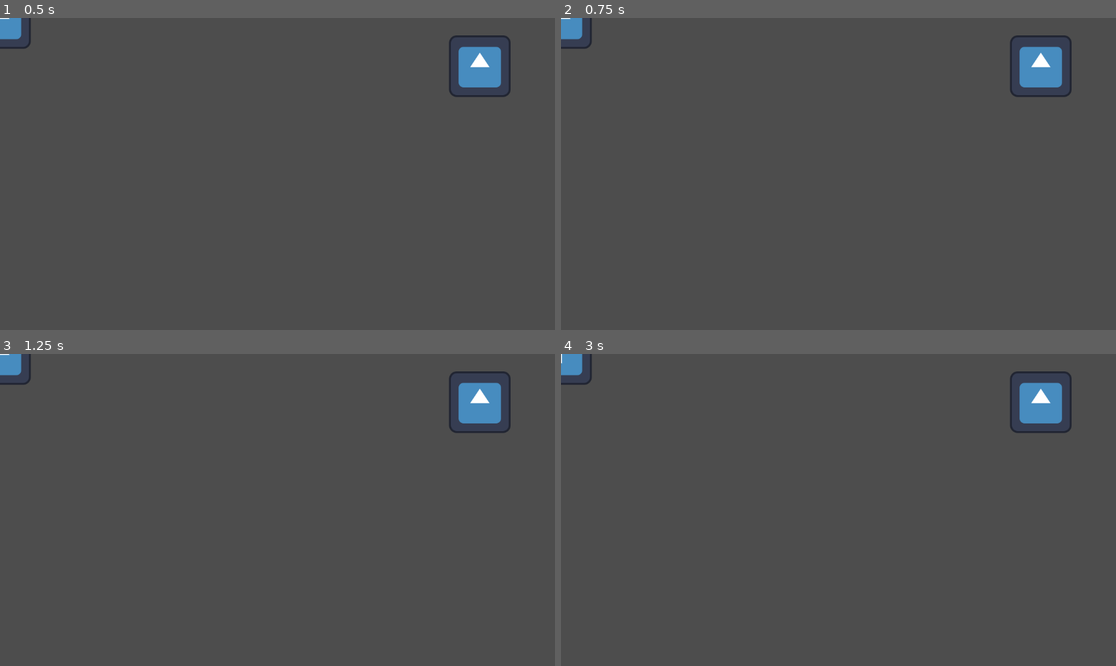
Above: before the commit, frames 1-4 (two rows, left to right).
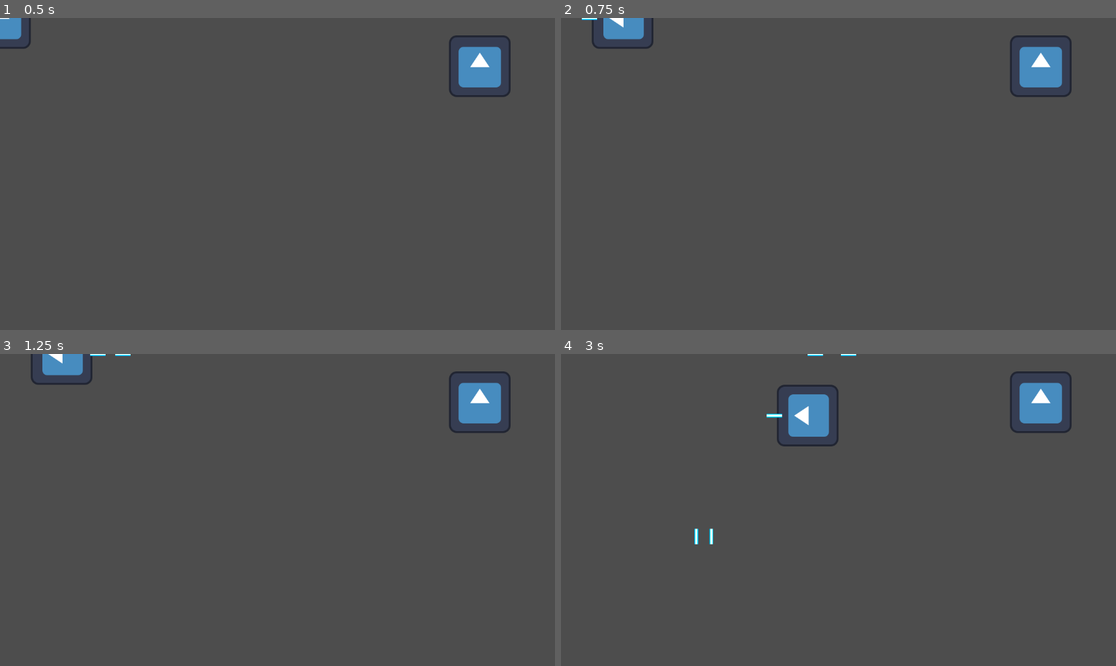
Above: after the commit, the same moments.

Repository: Alfreditann/Rays
Game: Godot game, scene res://tscn/main.tscn
The game is run twice, just before and just after one commit, with the same random seed, the same clock (stepped at 60 frames per second) and the same inputs. The engine's default icon, where the game draws it, is replaced by a stand-in: a white triangle on a blue panel in a dark square.
Inputs (mouse positions are in pixels of both pictures, inside the frame that each line leads up to):
- Up to frame 1 (0.5 s): no input
- Up to frame 2 (0.75 s): tap Enter (ui_accept) at 0.5 s; move the mouse to (960, 158) at 0.52 s; hold Right (ui_right) from 0.53 s (still down); tap D (move_rigth, bound only after the commit) at 0.6 s; click (960, 158) at 0.67 s
- Up to frame 3 (1.25 s): keep holding Right (ui_right); tap Enter (ui_accept) at 0.77 s
- Up to frame 4 (3 s): tap Enter (ui_accept) at 1.25, 1.52, 2, 2.75 s; move the mouse to (727, 525) at 1.27 s; release Right (ui_right) at 1.28 s; hold S (move_down, bound only after the commit) 1.28-2.03 s; tap D (move_rigth, bound only after the commit) at 1.35, 2.1, 2.85 s; move the mouse to (894, 441) at 2.02 s; hold Right (ui_right) 2.03-2.78 s; move the mouse to (810, 572) at 2.77 s; hold W (move_up, bound only after the commit) from 2.78 s (still down); click (810, 572) at 2.92 s

Frame 1 is identical in both runs. In frame 2, 1.0% of the frame differs, in the area x 0-17%, y 0-10%; in frame 3, 1.0%; in frame 4, 1.8%, in the area x 0-54%, y 0-62%.
Error before the commit: Parse Error: Could not preload resource file "res://tscn/rigid_body_2d.tscn". (res://Script/skyte.gd:3)

Commit message:
fix: bugs

Diff:
--- a/rays/project.godot
+++ b/rays/project.godot
@@ -19,6 +19,29 @@
 
 import/blender/enabled=false
 
+[input]
+
+move_rigth={
+"deadzone": 0.2,
+"events": [Object(InputEventKey,"resource_local_to_scene":false,"resource_name":"","device":0,"window_id":0,"alt_pressed":false,"shift_pressed":false,"ctrl_pressed":false,"meta_pressed":false,"pressed":false,"keycode":0,"physical_keycode":68,"key_label":0,"unicode":0,"location":0,"echo":false,"script":null)
+]
+}
+move_left={
+"deadzone": 0.2,
+"events": [Object(InputEventKey,"resource_local_to_scene":false,"resource_name":"","device":0,"window_id":0,"alt_pressed":false,"shift_pressed":false,"ctrl_pressed":false,"meta_pressed":false,"pressed":false,"keycode":0,"physical_keycode":65,"key_label":0,"unicode":0,"location":0,"echo":false,"script":null)
+]
+}
+move_up={
+"deadzone": 0.2,
+"events": [Object(InputEventKey,"resource_local_to_scene":false,"resource_name":"","device":-1,"window_id":0,"alt_pressed":false,"shift_pressed":false,"ctrl_pressed":false,"meta_pressed":false,"pressed":false,"keycode":0,"physical_keycode":87,"key_label":0,"unicode":119,"location":0,"echo":false,"script":null)
+]
+}
+move_down={
+"deadzone": 0.2,
+"events": [Object(InputEventKey,"resource_local_to_scene":false,"resource_name":"","device":-1,"window_id":0,"alt_pressed":false,"shift_pressed":false,"ctrl_pressed":false,"meta_pressed":false,"pressed":false,"keycode":0,"physical_keycode":83,"key_label":0,"unicode":115,"location":0,"echo":false,"script":null)
+]
+}
+
 [physics]
 
 2d/default_gravity=0.0
--- a/rays/tscn/character_body_2d.tscn
+++ b/rays/tscn/character_body_2d.tscn
@@ -1,8 +1,8 @@
 [gd_scene load_steps=5 format=3 uid="uid://d1tufnylu2iec"]
 
-[ext_resource type="Script" uid="uid://b8a33vv8yrshm" path="res://character_body_2d.gd" id="1_ij6vw"]
-[ext_resource type="Texture2D" uid="uid://1ug5sq5c524a" path="res://icon.svg" id="2_ghijl"]
-[ext_resource type="Script" uid="uid://dbiyind6un6i5" path="res://skyte.gd" id="3_ghijl"]
+[ext_resource type="Script" uid="uid://b8a33vv8yrshm" path="res://Script/character_body_2d.gd" id="1_ij6vw"]
+[ext_resource type="Texture2D" uid="uid://1ug5sq5c524a" path="res://Sprites/icon.svg" id="2_ghijl"]
+[ext_resource type="Script" uid="uid://dbiyind6un6i5" path="res://Script/skyte.gd" id="3_ghijl"]
 
 [sub_resource type="RectangleShape2D" id="RectangleShape2D_44cfe"]
 size = Vector2(116, 121)
--- a/rays/tscn/rigid_body_2d.tscn
+++ b/rays/tscn/rigid_body_2d.tscn
@@ -1,16 +1,16 @@
-[gd_scene load_steps=4 format=3 uid="uid://b3b7pq5s2xccs"]
+[gd_scene load_steps=4 format=3 uid="uid://c8bp7yjd6idsh"]
 
-[ext_resource type="Script" path="res://Script/rigid_body_2d.gd" id="1_jiowd"]
+[ext_resource type="Script" uid="uid://ch242wygoees3" path="res://Script/rigid_body_2d.gd" id="1_jiowd"]
 [ext_resource type="Texture2D" uid="uid://47ifhvbpgtow" path="res://Sprites/fireball(3).png" id="1_wltir"]
 
 [sub_resource type="RectangleShape2D" id="RectangleShape2D_jiowd"]
 size = Vector2(32, 8)
 
 [node name="RigidBody2D" type="RigidBody2D"]
-script = ExtResource("1_wb1vr")
+script = ExtResource("1_jiowd")
 
 [node name="Sprite2D" type="Sprite2D" parent="."]
-texture = ExtResource("2_b4oaf")
+texture = ExtResource("1_wltir")
 region_enabled = true
 region_rect = Rect2(0, 44, 32, 8)
 
--- a/rays/tscn/speil.tscn
+++ b/rays/tscn/speil.tscn
@@ -1,7 +1,6 @@
-[gd_scene load_steps=5 format=3 uid="uid://b6u4tl1k2ra5o"]
+[gd_scene load_steps=4 format=3 uid="uid://b6u4tl1k2ra5o"]
 
-[ext_resource type="Script" path="res://speil.gd" id="1_ftcnu"]
-[ext_resource type="Texture2D" uid="uid://1ug5sq5c524a" path="res://icon.svg" id="1_vhqua"]
+[ext_resource type="Texture2D" uid="uid://1ug5sq5c524a" path="res://Sprites/icon.svg" id="1_vhqua"]
 
 [sub_resource type="RectangleShape2D" id="RectangleShape2D_ftcnu"]
 size = Vector2(120, 121)
@@ -10,7 +9,6 @@
 size = Vector2(58, 59)
 
 [node name="StaticBody2D" type="StaticBody2D"]
-script = ExtResource("1_ftcnu")
 
 [node name="Sprite2D" type="Sprite2D" parent="."]
 texture = ExtResource("1_vhqua")
Not shown, changed: rays/Sprites/icon.svg.import
